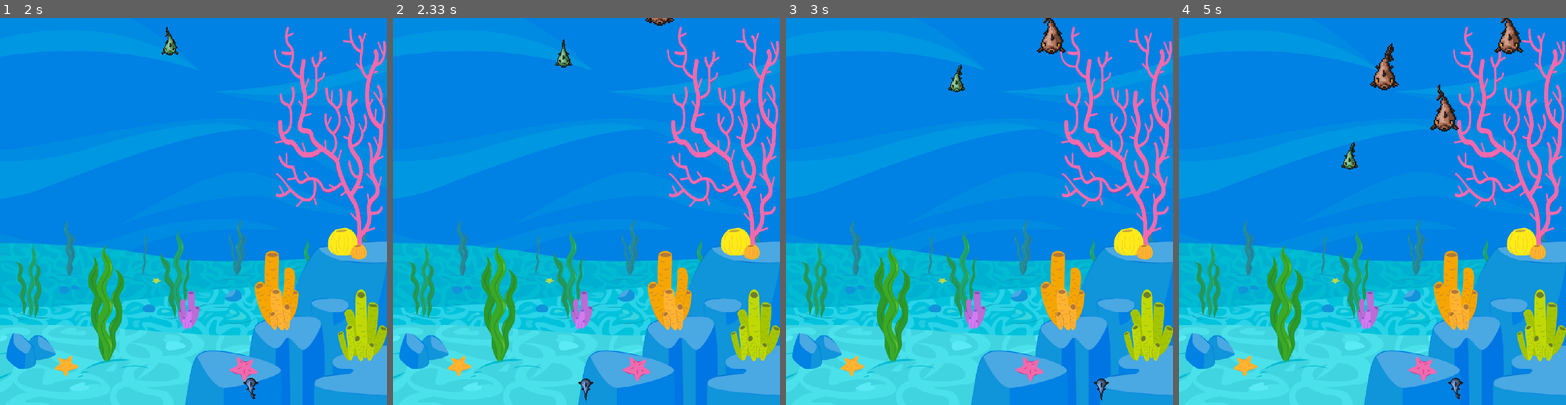
Above: before the commit, frames 1-4 (left to right).
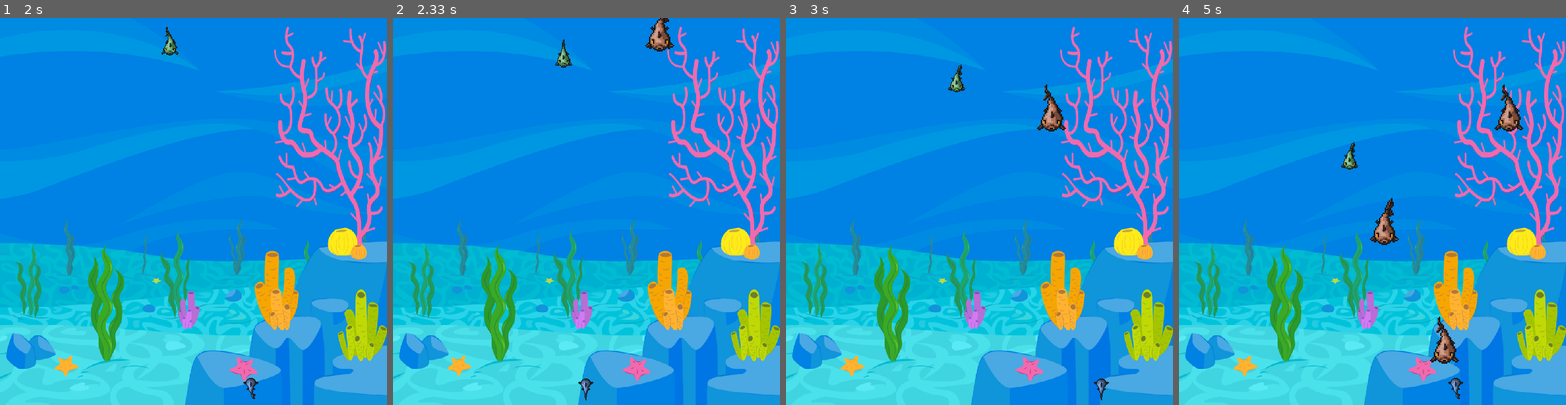
Above: after the commit, the same moments.

Repository: nd-dew/BigFish
Game: pygame game, started from main.py
The game is run twice, just before and just after one commit, with the same random seed, the same clock (stepped at 60 frames per second) and the same inputs.
Inputs:
- Up to frame 1 (2 s): hold Right 0.33-0.8 s; hold Right 0.83-1.3 s; hold Left 1.33-1.87 s; hold Left from 1.9 s (still down)
- Up to frame 2 (2.33 s): release Left at 2.3 s
- Up to frame 3 (3 s): hold Right 2.33-2.97 s
- Up to frame 4 (5 s): hold Left 3-3.47 s; hold Right 3.5-3.97 s; hold Right 4-4.47 s; hold Left from 4.5 s (still down)

Frame 1 is identical in both runs. In frame 2, 0.4% of the frame differs, in the area x 65-73%, y 0-9%; in frame 3, 0.8%; in frame 4, 2.4%, in the area x 49-89%, y 0-90%.

Commit message:
Changing constants

Diff:
--- a/src/enemy.py
+++ b/src/enemy.py
@@ -41,7 +41,7 @@
         self.rect.midbottom = (self.x_pos, self.y_pos)
 
     def update(self):
-        self.y_pos += 1
+        self.y_pos += self.speed
         self.sprite_image()
         self.rect.midbottom = (self.x_pos, self.y_pos)
 
--- a/src/player.py
+++ b/src/player.py
@@ -51,7 +51,7 @@
 
         self.screen = game.screen
         self.screen_rect = game.screen.get_rect() # creating the rectangle of the whole screen
-        self.all_sizes_sprites= self._calculate_surfaces_from_sizes(self.sizes)
+        self.all_sizes_sprites = self._calculate_surfaces_from_sizes(self.sizes) #unused
 
         self.change_size(0)  # Used for testing, not needed in here
 
@@ -91,6 +91,7 @@
         else: # to rethink
             # self.rect.x += 0
             self.img = self.sprites["steady"]
+            self.img = pygame.transform.scale(self.img, self.size)
 
 
     # def update(self, controls_state):
--- a/src/settings.py
+++ b/src/settings.py
@@ -38,8 +38,8 @@
 
         # ENEMIES
         """(speed, width, height, path_R, path_S, path_L)"""
-        red_fish = EnemyType(15, width=48, height=48, path_R="resources/images/enemy2.png", path_S="resources/images/enemy1.png", path_L="resources/images/enemy3.png")
-        green_fish = EnemyType(15, width=60, height=60, path_R="resources/images/enemy5.png", path_S="resources/images/enemy4.png", path_L="resources/images/enemy6.png")
-        brown_fish = EnemyType(15, width=100, height=100, path_R="resources/images/enemy8.png", path_S="resources/images/enemy7.png", path_L="resources/images/enemy9.png")
+        red_fish = EnemyType(1, width=48, height=48, path_R="resources/images/enemy2.png", path_S="resources/images/enemy1.png", path_L="resources/images/enemy3.png")
+        green_fish = EnemyType(1, width=60, height=60, path_R="resources/images/enemy5.png", path_S="resources/images/enemy4.png", path_L="resources/images/enemy6.png")
+        brown_fish = EnemyType(3, width=100, height=100, path_R="resources/images/enemy8.png", path_S="resources/images/enemy7.png", path_L="resources/images/enemy9.png")
 
         self.enemies = [red_fish, green_fish, brown_fish]
